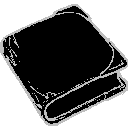
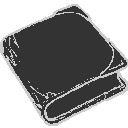
Revision of a layered 128px x 128px image; what changed, layer by layer:
painted on "Color Fill 2" over left=0, top=4, right=128, bottom=126
painted on "Color Fill 1" over left=0, top=4, right=128, bottom=126
